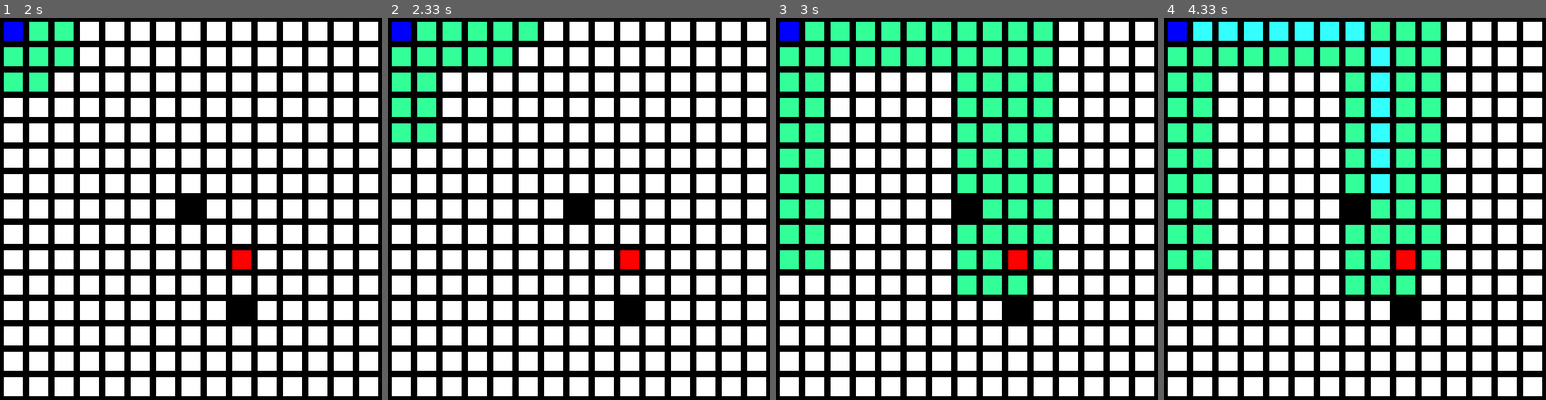
Above: before the commit, frames 1-4 (left to right).
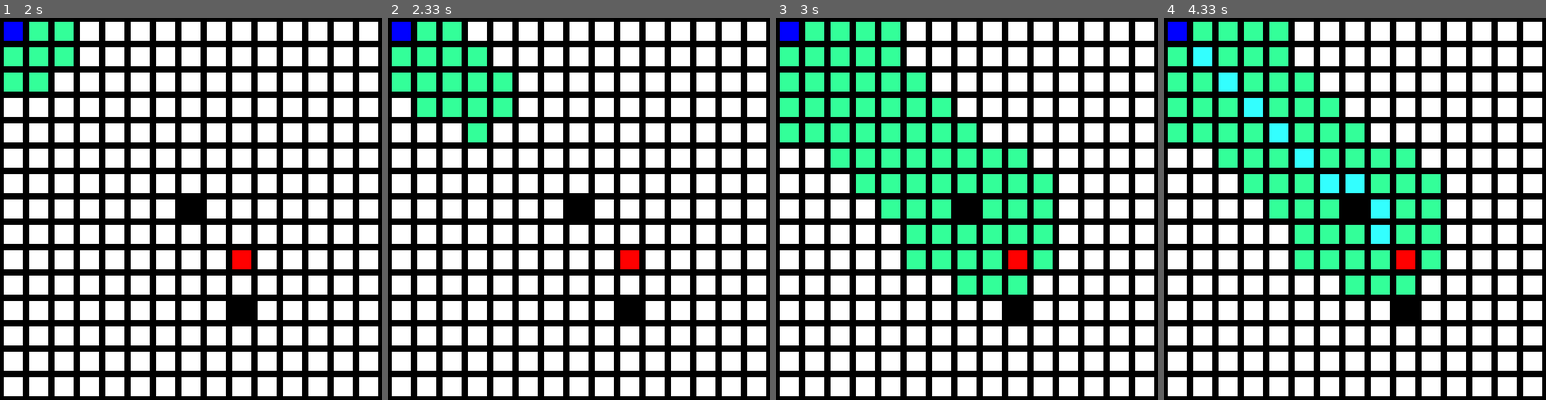
Above: after the commit, the same moments.

Repository: 2chainzbear/pygamepath
Game: pygame game, started from pathfinding.py
The game is run twice, just before and just after one commit, with the same random seed, the same clock (stepped at 60 frames per second) and the same inputs.
Inputs (mouse positions are in pixels of both pictures, inside the frame that each line leads up to):
- Up to frame 1 (2 s): click (191, 209) at 0.38 s; click (229, 293) at 0.72 s; tap P at 1 s
- Up to frame 2 (2.33 s): no input
- Up to frame 3 (3 s): no input
- Up to frame 4 (4.33 s): no input

Frame 1 is identical in both runs. In frame 2, 3.5% of the frame differs, in the area x 0-40%, y 0-33%; in frame 3, 16%; in frame 4, 18%, in the area x 0-73%, y 0-66%.

Commit message:
removed uneffective code

Diff:
--- a/pathfinding.py
+++ b/pathfinding.py
@@ -95,26 +95,23 @@
             # Create new node
             #distance = ((new_node.position[0]-end_node.position[0])**2)+((new_node.position[1]-end_node.position[1])**2)
 
+            new_node = Node(current_node, node_position)
+            distance = abs(new_node.position[0]-end_node.position[0])**2+(abs(new_node.position[1]-end_node.position[1])**2)
+
 
             if new_position not in[(1,1),(-1,1),(-1,-1),(1,-1)]:
-                new_node = Node(current_node, node_position)
                 new_node.g = current_node.g + 1
-                new_node.h += math.sqrt((abs(new_node.position[0]-end_node.position[0])**2)+(abs(new_node.position[1]-end_node.position[1])**2))
+                new_node.h += math.sqrt(distance)
             else:
                 new_node = Node(current_node, node_position)
                 new_node.g = current_node.g + math.sqrt(2)
-                new_node.h = math.sqrt(1+(abs(new_node.position[0]-end_node.position[0]))**2)+((abs(new_node.position[1]-end_node.position[1])**2))
+                new_node.h = math.sqrt(1+distance)
             if node_position not in checkedlist:
                 checkedlist.append(node_position)
             for closed_child in closedlist:
                 if new_node.position == closed_child.position and new_node.g>closed_child.g:
                     continue
             if new_node not in openlist:
-                dx1 = new_node.position[0] - end_node.position[0]
-                dy1 = new_node.position[1] - end_node.position[1]
-                dx2 = start[0] - end[0]
-                dy2 = start[1] - end[1]
-                cross = abs(dx1*dy2-dx2*dy2)
 
                 new_node.f = new_node.g + new_node.h
                 openlist.append(new_node)
